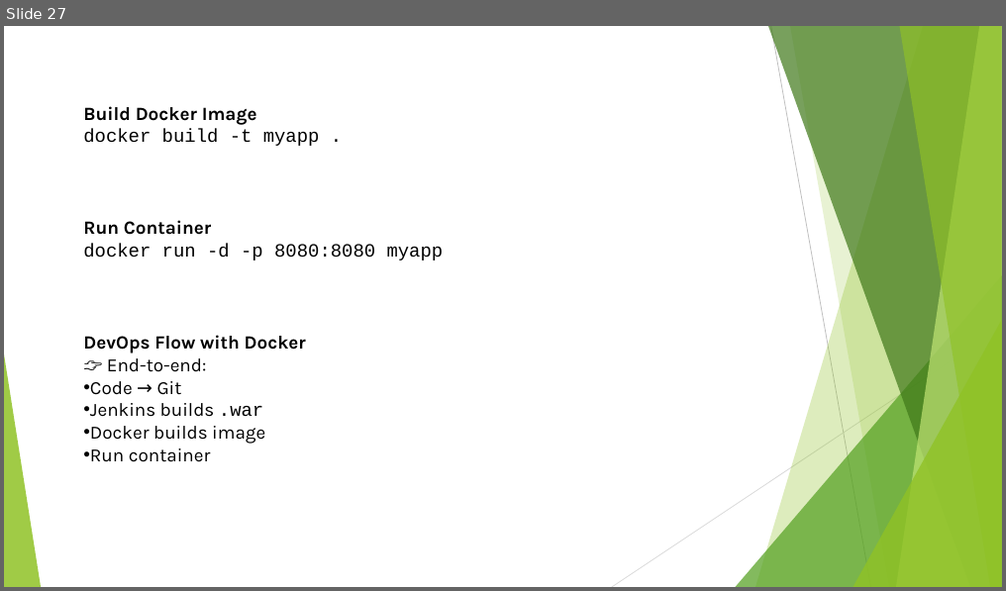
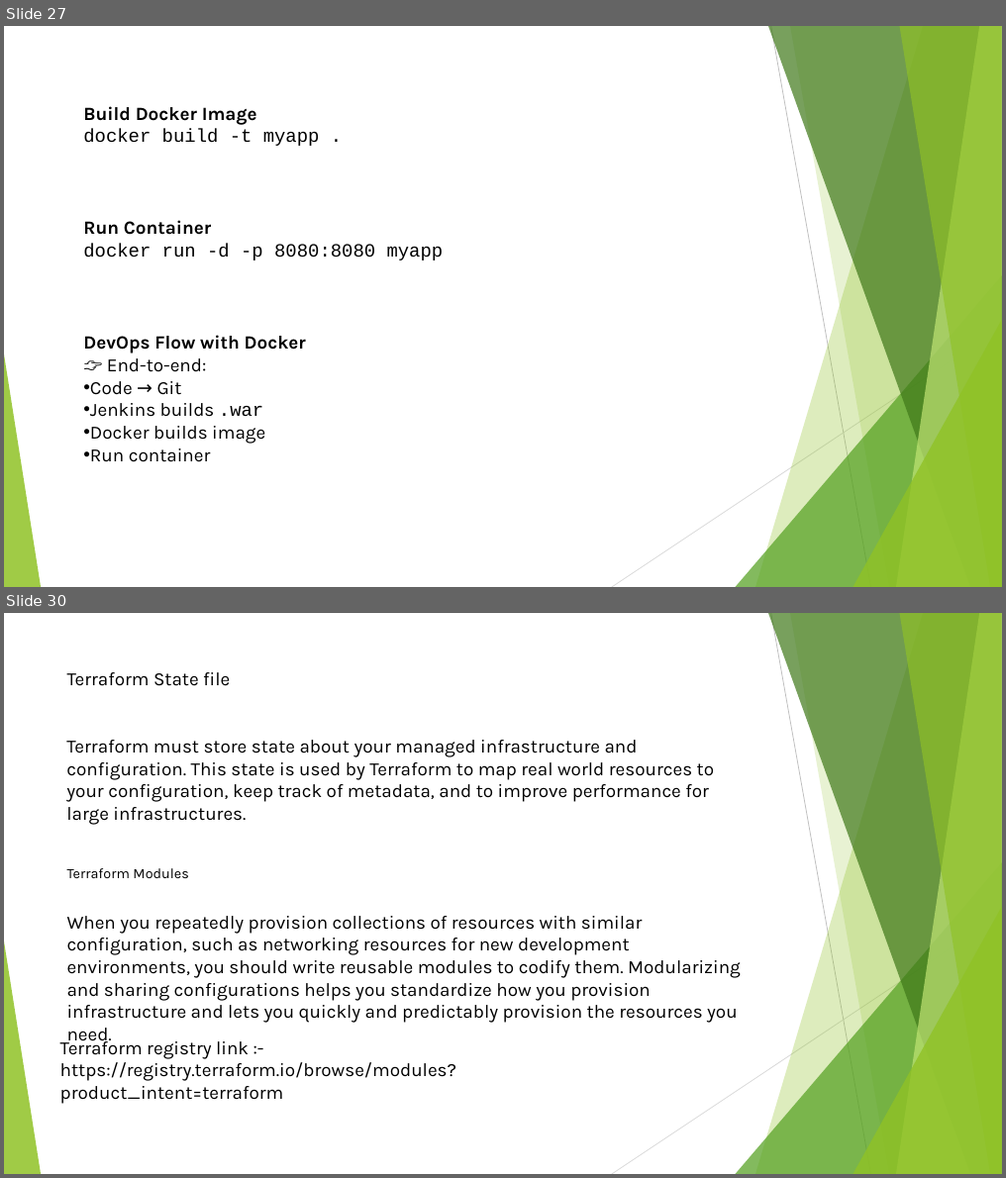
Before and after one commit to Mephist0phele/DevOps-Prep, a slide deck: DevOps PPT.pptx. Shown one above the other, each under a label of ours: slide 27 before the commit, slides 27 and 30 after it; the slides between them are not shown. The pictures are 1006x591 and 1006x1178 pixels, drawn with LibreOffice and Linux fonts; fonts in the diff are those of the drawing. Boxes give left, top, right and bottom in pixels: in the first picture for what was removed or moved away, otherwise in the second. Text is boxed around its words. In the diff, an @@ line names an element or a change of style, - is before the commit and + after.

```diff
--- a/DevOps PPT.pptx
+++ b/DevOps PPT.pptx
@@ slide 30 added at bbox=[4, 613, 1002, 1174], background #FFFFFF; not listed: 10 template elements that a slide beside it also shows @@
@@ title added at bbox=[67, 672, 230, 686], 18 pt, text #000000 @@
+Terraform State file
@@ text added at bbox=[66, 740, 714, 825], 18 pt, text #000000 @@
+Terraform must store state about your managed infrastructure and configuration. This state is used by Terraform to map real world resources to your configuration, keep track of metadata, and to improve performance for large infrastructures.
@@ text added at bbox=[67, 868, 741, 1047], 18 pt, text #000000 @@
+Terraform Modules
+When you repeatedly provision collections of resources with similar configuration, such as networking resources for new development environments, you should write reusable modules to codify them. Modularizing and sharing configurations helps you standardize how you provision infrastructure and lets you quickly and predictably provision the resources you need.
@@ text added at bbox=[60, 1038, 456, 1104], 18 pt, text #000000 @@
+Terraform registry link :- https://registry.terraform.io/browse/modules?product_intent=terraform
```
Also in this commit, not shown: 1 slide changed, 6 other slides added.
